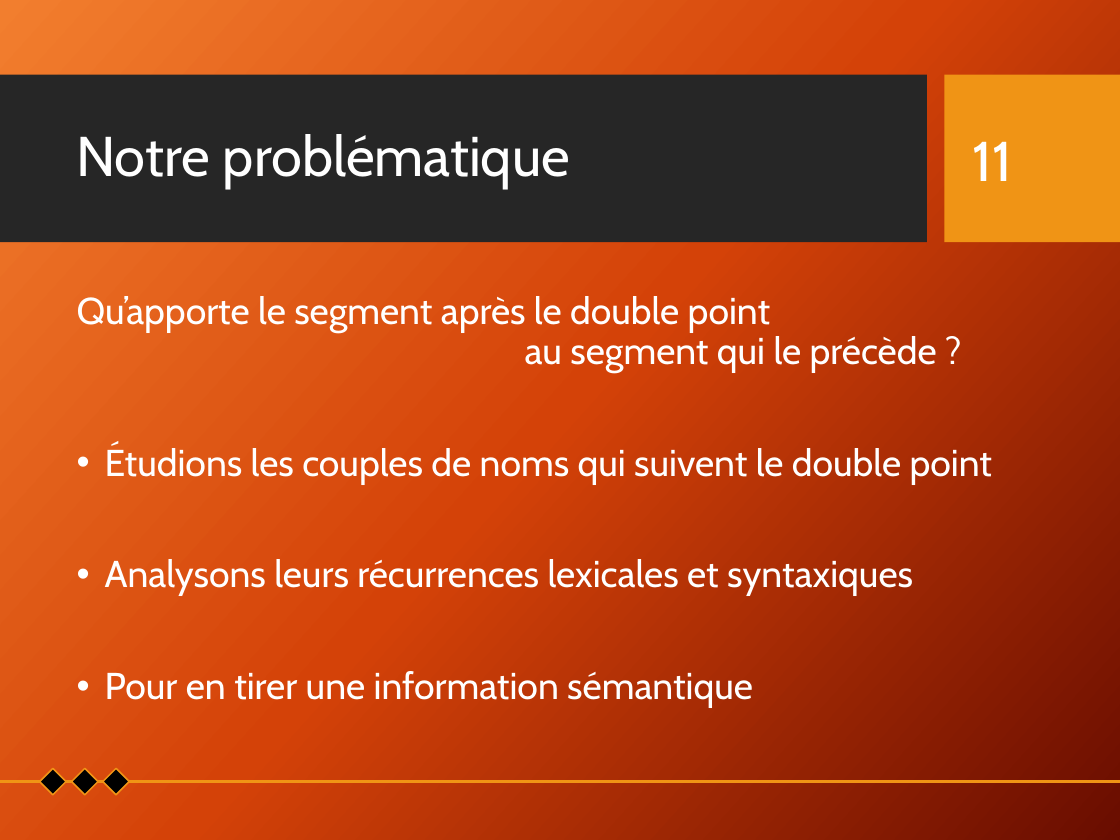
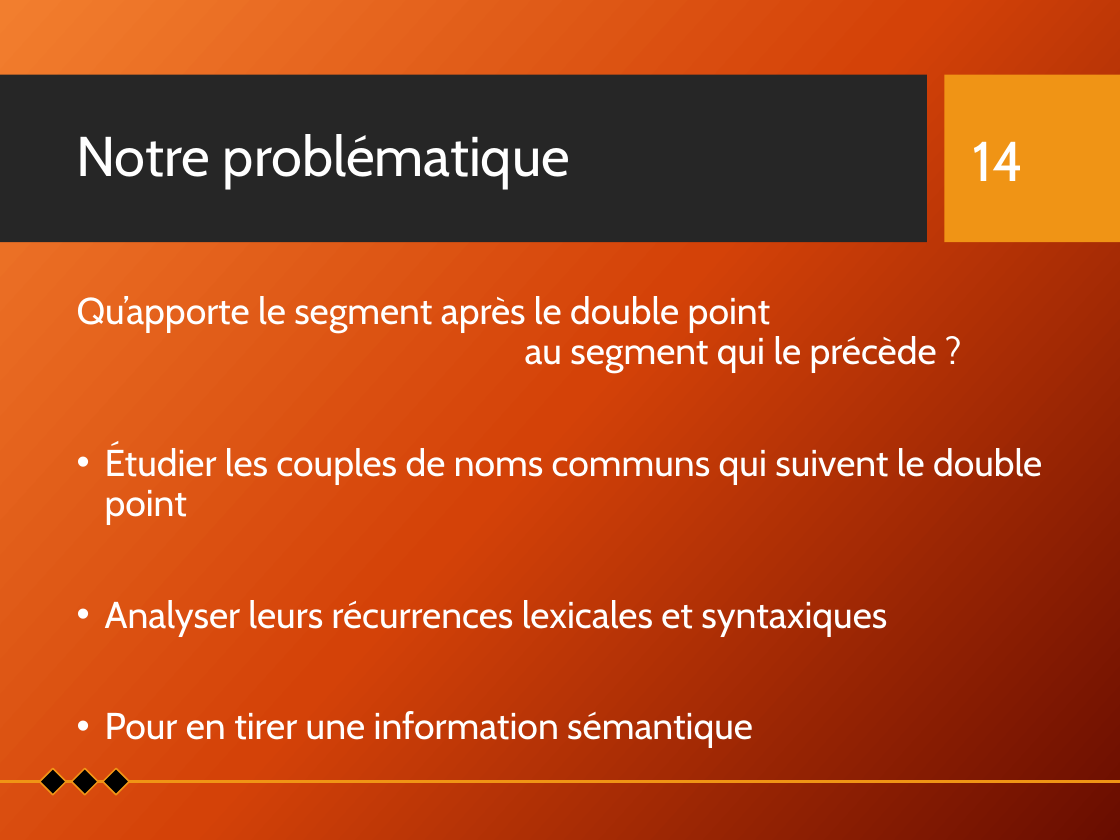
Before and after one commit to Xitog/tal, a slide deck: slide 14 of dossiers/Final - Présentation Projet de recherche.pptx (slide 11 before the commit). Drawn at 1120x840 pixels with LibreOffice and Linux fonts; fonts in the diff are those of the drawing; background and template pictures are left out. Boxes give left, top, right and bottom in pixels: in the first picture for what was removed or moved away, otherwise in the second. Text is boxed around its words. In the diff, an @@ line names an element or a change of style, - is before the commit and + after.

```diff
--- a/dossiers/Final - Présentation Projet de recherche.pptx
+++ b/dossiers/Final - Présentation Projet de recherche.pptx
@@ page number at bbox=[973, 141, 1024, 181]: text changed @@
-11
+14
@@ text at bbox=[105, 444, 1042, 636]: text changed @@
-• Étudions les couples de noms qui suivent le double point
-• Analysons leurs récurrences lexicales et syntaxiques
+• Étudier les couples de noms communs qui suivent le double point
+• Analyser leurs récurrences lexicales et syntaxiques
```
Also in this commit, not shown: 27 other slides changed, 11 slides added, 2 other files.
